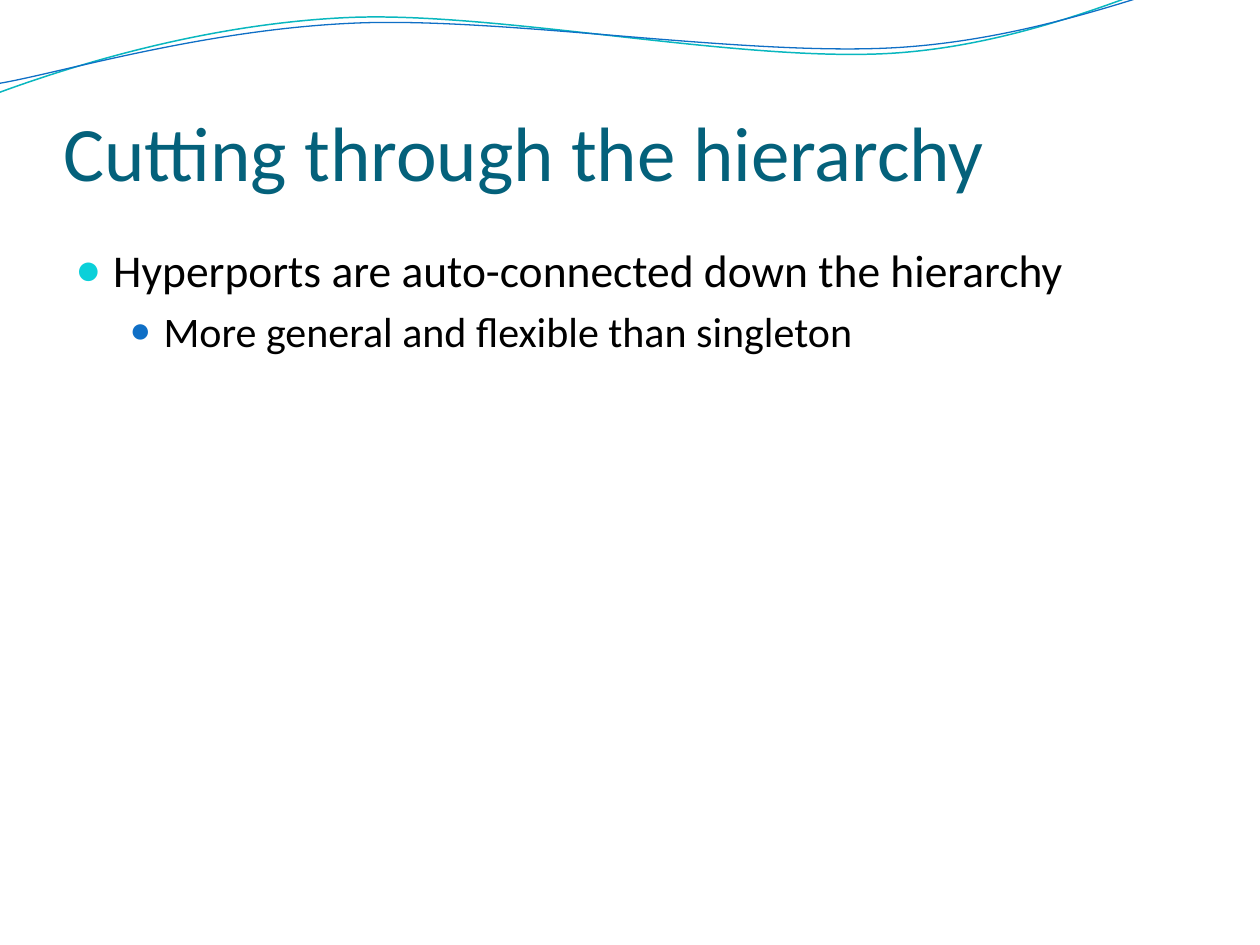
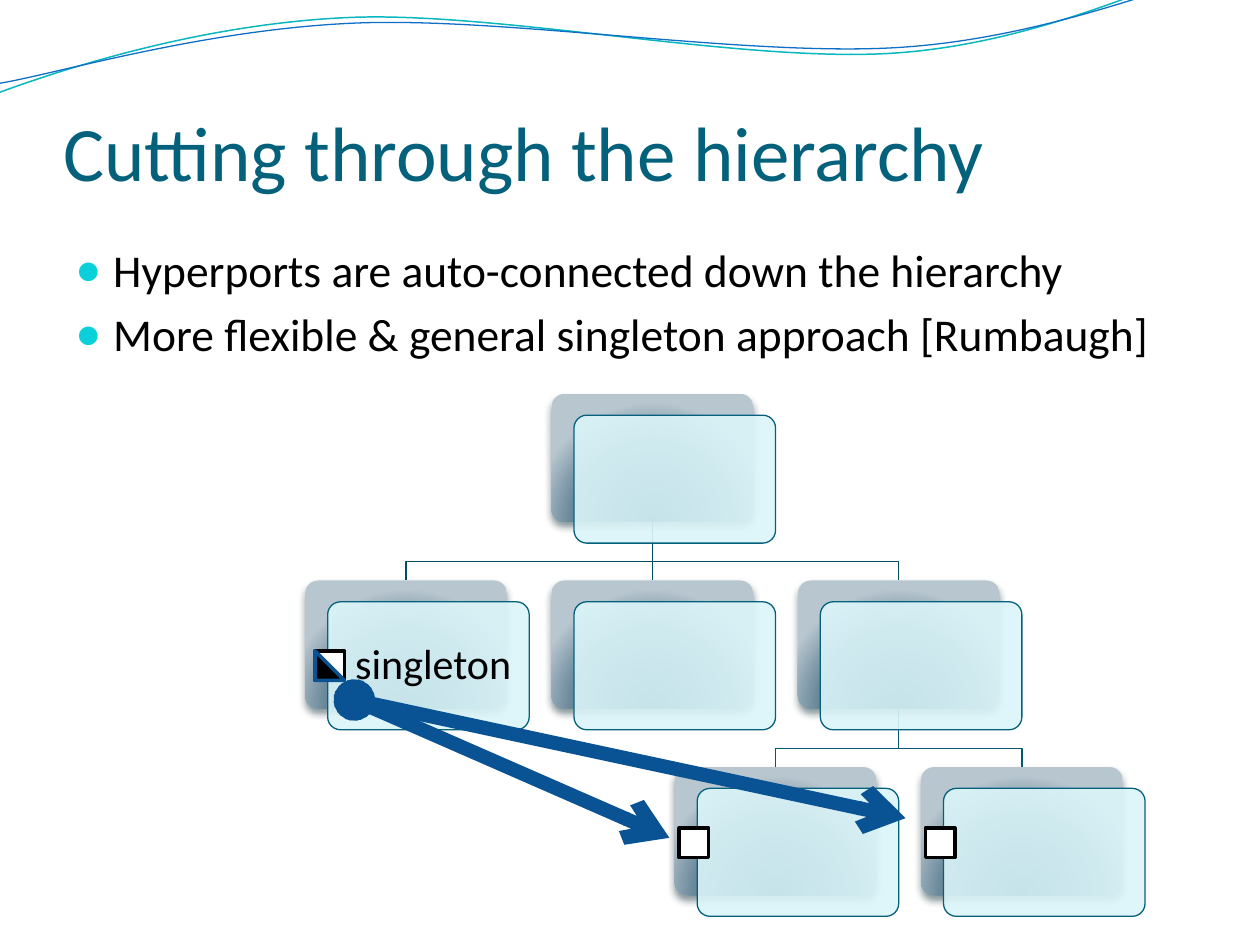
Before and after one commit to Intrinsarc/intrinsarc-evolve, a slide deck: slide 10 of Academic Work/presentations/prague/Evolve - Advanced.pptx. Drawn at 1260x945 pixels with LibreOffice and Linux fonts; fonts in the diff are those of the drawing; background and template pictures are left out. Boxes give left, top, right and bottom in pixels: in the first picture for what was removed or moved away, otherwise in the second. Text is boxed around its words. In the diff, an @@ line names an element or a change of style, - is before the commit and + after.

```diff
--- a/Academic Work/presentations/prague/Evolve - Advanced.pptx
+++ b/Academic Work/presentations/prague/Evolve - Advanced.pptx
@@ text at (x1=113, y1=318, x2=1148, y2=359): text changed; size 24 to 26 pt @@
-  ● More general and flexible than singleton
+● More flexible & general singleton approach [Rumbaugh]
@@ rectangle added at (x1=315, y1=650, x2=344, y2=679), fill #FFFFFF, outline #000000 2 pt @@
@@ right triangle added at (x1=315, y1=650, x2=344, y2=679), fill #000000, outline #0B5292 2 pt @@
@@ double arrow added from (354, 701) to (669, 838), #095295 8 pt @@
@@ double arrow added from (354, 701) to (906, 818), #095295 8 pt @@
@@ group added at (x1=305, y1=394, x2=1145, y2=917): 12 rounded rectangles, 5 freeform shapes, 1 text @@
+singleton
@@ rectangle added at (x1=679, y1=828, x2=708, y2=857), fill #FFFFFF, outline #000000 2 pt @@
@@ rectangle added at (x1=925, y1=828, x2=954, y2=857), fill #FFFFFF, outline #000000 2 pt @@
```
Also in this commit, not shown: 12 other slides changed, 8 slides added, 1 slide removed, 2 other files.
